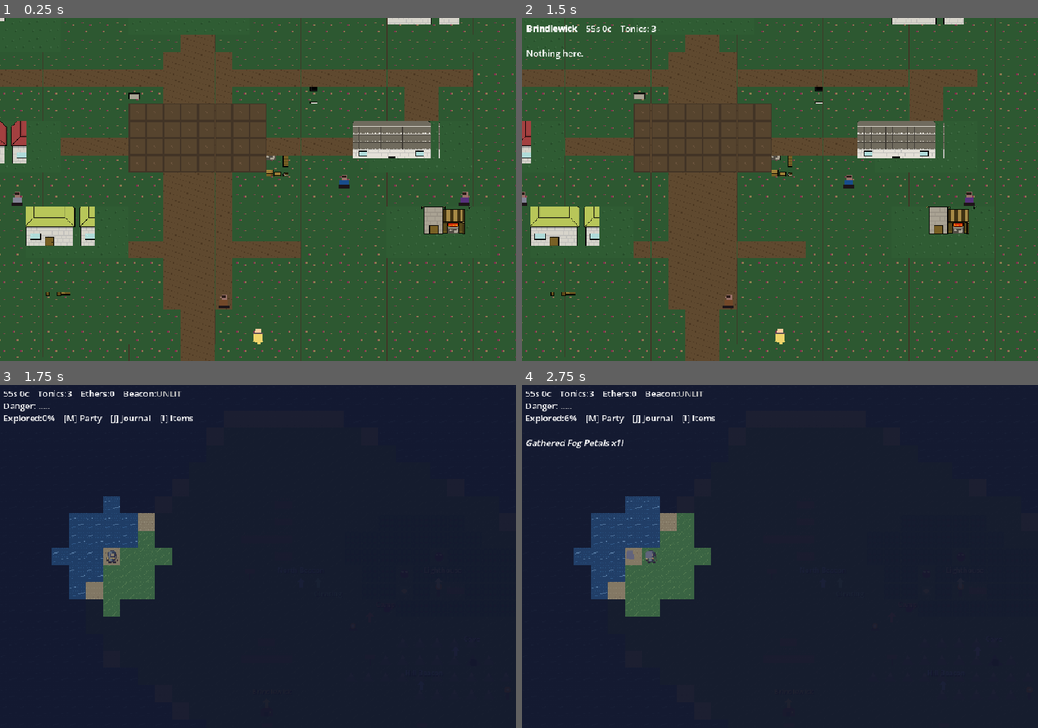
Above: before the commit, frames 1-4 (two rows, left to right).
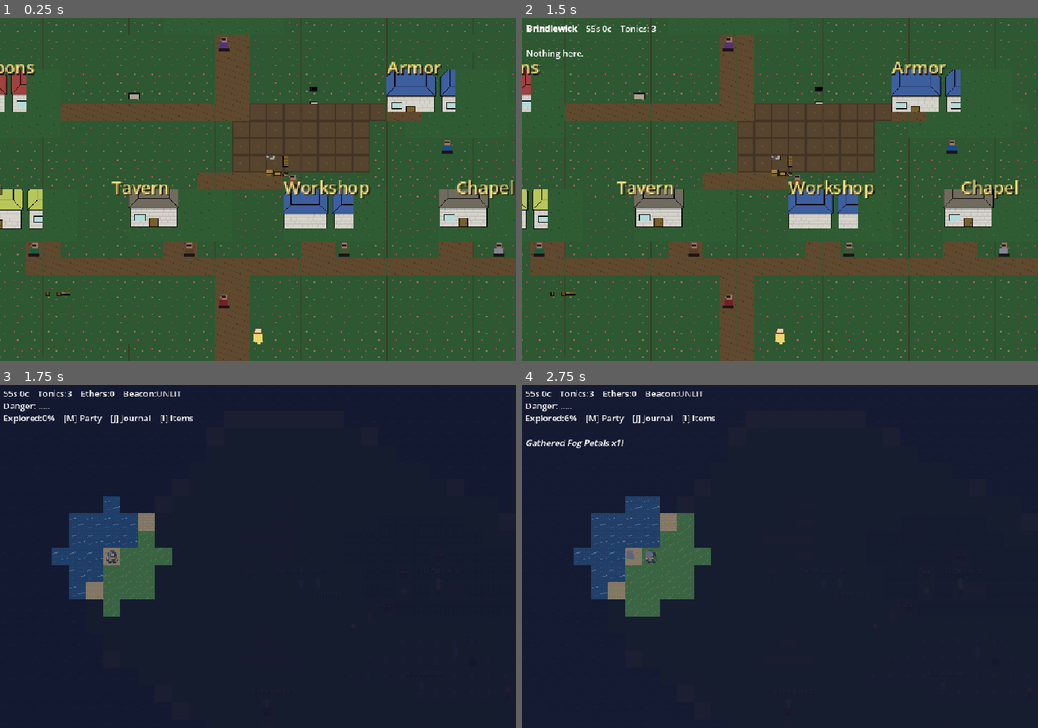
Above: after the commit, the same moments.

Repository: wink-/lanternhouse
Game: Godot game, scene res://scenes/town/town.tscn
Two runs of this game, one before a commit and one after it. Both use one fixed random seed, a clock stepped at 60 frames per second and the inputs below. This scene is started directly instead of the project's main scene.
Inputs:
- Up to frame 1 (0.25 s): no input
- Up to frame 2 (1.5 s): tap Enter at 0.5 s; hold D (move_right) 0.53-1.28 s; tap E (interact) at 0.6, 1.35 s; tap Space at 0.77, 1.25 s; hold S (move_down) from 1.28 s (still down)
- Up to frame 3 (1.75 s): keep holding S (move_down); tap Space at 1.52 s
- Up to frame 4 (2.75 s): tap Enter at 2 s; release S (move_down) at 2.03 s; hold D (move_right) from 2.03 s (still down); tap 1 at 2.1 s; tap E (interact) at 2.3 s

The runs differ from the first frame. In frame 1, 37% of the frame differs, in the area x 0-100%, y 0-100%; in frame 2, 36%; in frame 3, nothing differs; in frame 4, nothing differs.

Commit message:
Improve Brindlewick buildings

Diff:
--- a/scripts/data/npcs.gd
+++ b/scripts/data/npcs.gd
@@ -397,52 +397,52 @@
 static func npc_schedules() -> Dictionary:
 	return {
 		"weapon_merchant": {
-			"day": Vector2i(6, 7),
-			"dawn": Vector2i(6, 7),
+			"day": Vector2i(6, 11),
+			"dawn": Vector2i(6, 11),
 			"dusk": Vector2i(18, 20),
 			"night": Vector2i(18, 20),
 		},
 		"armor_merchant": {
-			"day": Vector2i(31, 8),
-			"dawn": Vector2i(31, 8),
-			"dusk": Vector2i(25, 13),
-			"night": Vector2i(25, 13),
+			"day": Vector2i(31, 11),
+			"dawn": Vector2i(31, 11),
+			"dusk": Vector2i(31, 11),
+			"night": Vector2i(31, 11),
 		},
 		"innkeeper": {
-			"day": Vector2i(6, 14),
-			"dawn": Vector2i(6, 14),
-			"dusk": Vector2i(6, 14),
-			"night": Vector2i(6, 14),
+			"day": Vector2i(7, 17),
+			"dawn": Vector2i(7, 17),
+			"dusk": Vector2i(7, 17),
+			"night": Vector2i(7, 17),
 		},
 		"elder": {
-			"day": Vector2i(32, 14),
-			"dawn": Vector2i(32, 14),
-			"dusk": Vector2i(32, 14),
-			"night": Vector2i(32, 14),
+			"day": Vector2i(18, 5),
+			"dawn": Vector2i(18, 5),
+			"dusk": Vector2i(18, 5),
+			"night": Vector2i(18, 5),
 		},
 		"tavern_keeper": {
-			"day": Vector2i(18, 20),
-			"dawn": Vector2i(18, 20),
-			"dusk": Vector2i(18, 20),
-			"night": Vector2i(18, 20),
+			"day": Vector2i(16, 17),
+			"dawn": Vector2i(16, 17),
+			"dusk": Vector2i(16, 17),
+			"night": Vector2i(16, 17),
 		},
 		"healer": {
+			"day": Vector2i(34, 17),
+			"dawn": Vector2i(34, 17),
+			"dusk": Vector2i(34, 17),
+			"night": Vector2i(34, 17),
+		},
+		"tinkerer": {
+			"day": Vector2i(25, 17),
+			"dawn": Vector2i(25, 17),
+			"dusk": Vector2i(25, 17),
+			"night": Vector2i(25, 17),
+		},
+		"realtor": {
 			"day": Vector2i(22, 13),
-			"dawn": Vector2i(6, 14),
+			"dawn": Vector2i(22, 13),
 			"dusk": Vector2i(22, 13),
-			"night": Vector2i(6, 14),
-		},
-		"tinkerer": {
-			"day": Vector2i(15, 7),
-			"dawn": Vector2i(15, 7),
-			"dusk": Vector2i(18, 20),
-			"night": Vector2i(18, 20),
-		},
-		"realtor": {
-			"day": Vector2i(35, 6),
-			"dawn": Vector2i(35, 6),
-			"dusk": Vector2i(18, 20),
-			"night": Vector2i(18, 20),
+			"night": Vector2i(22, 13),
 		},
 	}
 
--- a/scripts/town.gd
+++ b/scripts/town.gd
@@ -25,7 +25,6 @@
 const TILE_SIZE := 16
 const TOWN_ATLAS_PATH := "res://assets/sprites/tiles/lanternhouse_town.png"
 const TOWN_GROUND_PATH := "res://assets/sprites/tiles/lanternhouse_town_readable.png"
-const QUIET_TILES_PATH := "res://assets/sprites/vendor/quiet_village/Tiles.png"
 const QUIET_BUILDINGS_PATH := "res://assets/sprites/vendor/quiet_village/Buildings.png"
 const QUIET_PROPS_PATH := "res://assets/sprites/vendor/quiet_village/Props.png"
 const GROUND_TILE_RECTS := {
@@ -60,29 +59,29 @@
 
 const MAP := [
 	",,,,,,,,,,,,,,,,,,,,,,,,,,,,,,,,,,,,,,,,",
-	",,......,,,,,.......,,,,,,,......,,,,,,,",
-	",,.HHHHHH,,,,HHHHHHH,,,,,,,HHHHHHH,,,,,",
-	",,.HHHHHH====HHHHHHH=======HHHHHHH,,,,,",
-	",,.HHHHHH,,,,HHHHHHH,,,,,,,,,,,,,,,,,,,",
-	",,.HHHHHH,,,,,,,==,,,,,,,,,,,,,,,,,,,,,",
-	",,,,,,,,,,,,,,,====,,,,,,,,,,,,,,,,,,,,",
-	",,,==============================,,,,,,",
-	",,,==,,,,,,,,,,====,,,,,,,,,,==,,,,,,,,",
-	",,,==,,,,,,,,@@@@@@@@,,,,,,,,==,,,,,,,,",
-	",,,HHHHHH,,,,@@@@@@@@,,,,,,HHHHHH,,,,,,",
-	",,,HHHHHH====@@@@@@@@======HHHHHH,,,,,,",
-	",,,HHHHHH,,,,@@@@@@@@,,,,,,HHHHHH,,,,,,",
-	",,,,,,,,,,,,,,,====,,,,,,,,,,,,,,,,,,,,",
-	",,,,,,,,,,,,,,,====,,,,,,,,,,,,,,,,,,,,",
-	",,,,,,,HHHHHH,,====,,,,,,,,,HHHHHH,,,,,",
-	",,,,,,,HHHHHH,,====,,,,,,,,,HHHHHH,,,,,",
-	",,,,,,,HHHHHH==========,,,,,HHHHHH,,,,,",
-	",,,,,,,,,,,,,,,====,,,,,,,,,,,,,,,,,,,,",
-	",,,,,,,,,,,,,,,====,,,,,,,,,,,,,,,,,,,,",
-	",,,,,,,,,,,,,,,====,,,,,,,,,,,,,,,,,,,,",
-	",,,,,,,,,,,,,,,,==,,,,,,,,,,,,,,,,,,,,,",
-	",,,,,,,,,,,,,,,,==,,,,,,,,,,,,,,,,,,,,,",
-	",,,,,,,,,,,,,,,,==,,,,,,,,,,,,,,,,,,,,,",
+	",,,,,,,,,,,,,,,.......,,,,,,,,,,,,,,,,,,",
+	",,,,,,,,,,,,,,,HHHHHHH,,,,,,,,,,,,,,,,,,",
+	",,,,,,,,,,,,,,,HHHHHHH,,,,,,,,,,,,,,,,,,",
+	",,,,,,,,,,,,,,,HHHHHHH,,,,,,,,,,,,,,,,,,",
+	",,,,,,,,,,,,,,,,,,==,,,,,,,,,,,,,,,,,,,,",
+	",,,,,,,,,,,,,,,,,,==,,,,,,,,,,,,,,,,,,,,",
+	",,,......,,,,,,,,,==,,,,,,,,,......,,,,,",
+	",,,HHHHHH,,,,,,,,,==,,,,,,,,,HHHHHH,,,,,",
+	",,,HHHHHH===========@@@@@@@@==HHHHHH,,,,",
+	",,,HHHHHH,,,,,,,,,,@@@@@@@@,,HHHHHH,,,,,",
+	",,,,,,,,,,,,,,,,,,,@@@@@@@@,,,,,,,,,,,,,",
+	",,,,,,,,,,,,,,,,,,,@@@@@@@@,,,,,,,,,,,,,",
+	",,,,,,,,,,,,,,,,,=====,,,,,,,,,,,,,,,,,,",
+	",,,,HHHHHH,,,HHHHHH,,,HHHHHH,,,HHHHHH,,,",
+	",,,,HHHHHH,,,HHHHHH,,,HHHHHH,,,HHHHHH,,,",
+	",,,,HHHHHH,,,HHHHHH,,,HHHHHH,,,HHHHHH,,,",
+	",,,,,,,==,,,,,,==,,,,,,==,,,,,,==,,,,,,,",
+	",,,,,,,================================,",
+	",,,,,,,,,,,,,,,,,,==,,,,,,,,,,,,,,,,,,,,",
+	",,,,,,,,,,,,,,,,,,==,,,,,,,,,,,,,,,,,,,,",
+	",,,,,,,,,,,,,,,,,,==,,,,,,,,,,,,,,,,,,,,",
+	",,,,,,,,,,,,,,,,,,==,,,,,,,,,,,,,,,,,,,,",
+	",,,,,,,,,,,,,,,,,,==,,,,,,,,,,,,,,,,,,,,",
 ]
 
 const COLORS := {
@@ -92,6 +91,24 @@
 }
 const BLOCKED := {"#": true, "H": true}
 const NPC_IDS := ["weapon_merchant", "armor_merchant", "innkeeper", "elder", "tavern_keeper", "healer", "tinkerer", "realtor"]
+const BUILDING_DOORS := {
+	Vector2i(18, 5): "elder",
+	Vector2i(6, 11): "weapon_merchant",
+	Vector2i(31, 11): "armor_merchant",
+	Vector2i(7, 17): "innkeeper",
+	Vector2i(16, 17): "tavern_keeper",
+	Vector2i(25, 17): "tinkerer",
+	Vector2i(34, 17): "healer",
+}
+const BUILDING_LABELS := [
+	{"grid": Vector2i(15, 1), "text": "Elder Hall"},
+	{"grid": Vector2i(3, 7), "text": "Weapons"},
+	{"grid": Vector2i(28, 7), "text": "Armor"},
+	{"grid": Vector2i(4, 14), "text": "Inn"},
+	{"grid": Vector2i(12, 14), "text": "Tavern"},
+	{"grid": Vector2i(22, 14), "text": "Workshop"},
+	{"grid": Vector2i(32, 14), "text": "Chapel"},
+]
 var npc_positions: Dictionary = {}
 var _npc_markers: Dictionary = {}  # npc_id -> Sprite2D
 
@@ -199,13 +216,14 @@
 func _draw_buildings() -> void:
 	if not _quiet_buildings:
 		return
-	_add_building(Vector2i(3, 2), Rect2i(Vector2i(14, 16), Vector2i(118, 72)), 0.55)
-	_add_building(Vector2i(15, 2), Rect2i(Vector2i(219, 16), Vector2i(172, 72)), 0.48)
-	_add_building(Vector2i(28, 2), Rect2i(Vector2i(354, 466), Vector2i(129, 72)), 0.52)
-	_add_building(Vector2i(3, 10), Rect2i(Vector2i(15, 573), Vector2i(117, 72)), 0.55)
-	_add_building(Vector2i(26, 10), Rect2i(Vector2i(610, 2), Vector2i(193, 83)), 0.42)
-	_add_building(Vector2i(7, 15), Rect2i(Vector2i(16, 681), Vector2i(116, 72)), 0.55)
-	_add_building(Vector2i(30, 15), Rect2i(Vector2i(791, 609), Vector2i(84, 92)), 0.55)
+	_add_building(Vector2i(14, 1), Rect2i(Vector2i(219, 16), Vector2i(172, 72)), 0.5)
+	_add_building(Vector2i(3, 7), Rect2i(Vector2i(15, 573), Vector2i(117, 72)), 0.55)
+	_add_building(Vector2i(28, 7), Rect2i(Vector2i(16, 466), Vector2i(116, 72)), 0.55)
+	_add_building(Vector2i(4, 14), Rect2i(Vector2i(16, 681), Vector2i(116, 72)), 0.55)
+	_add_building(Vector2i(13, 14), Rect2i(Vector2i(14, 16), Vector2i(118, 72)), 0.55)
+	_add_building(Vector2i(22, 14), Rect2i(Vector2i(354, 466), Vector2i(129, 72)), 0.5)
+	_add_building(Vector2i(31, 14), Rect2i(Vector2i(14, 16), Vector2i(118, 72)), 0.55)
+	_draw_building_labels()
 
 func _add_building(grid: Vector2i, region: Rect2i, scale_amount: float) -> void:
 	var sprite := Sprite2D.new()
@@ -215,7 +233,20 @@
 	sprite.centered = false
 	sprite.position = Vector2(grid * TILE_SIZE)
 	sprite.scale = Vector2(scale_amount, scale_amount)
+	sprite.z_index = 2
 	building_layer.add_child(sprite)
+
+func _draw_building_labels() -> void:
+	for label_data: Dictionary in BUILDING_LABELS:
+		var label := Label.new()
+		label.text = label_data["text"]
+		label.position = Vector2(label_data["grid"] * TILE_SIZE) + Vector2(0, -14)
+		label.add_theme_color_override("font_color", Color("f6df79"))
+		label.add_theme_color_override("font_shadow_color", Color("1a1612"))
+		label.add_theme_constant_override("shadow_offset_x", 1)
+		label.add_theme_constant_override("shadow_offset_y", 1)
+		label.z_index = 5
+		building_layer.add_child(label)
 
 func _draw_props() -> void:
 	if not _quiet_props:
@@ -562,13 +593,23 @@
 func _interact() -> void:
 	var target := pos + facing
 	var npc: String = npc_positions.get(target, "")
+
+	if npc == "":
+		npc = _building_door_at(target)
+	if npc == "":
+		npc = _building_door_at(pos)
+	if npc == "":
+		_say("Nothing here.")
+		return
+
+	_start_npc_interaction(npc)
+
+func _building_door_at(grid: Vector2i) -> String:
+	return BUILDING_DOORS.get(grid, "")
+
+func _start_npc_interaction(npc: String) -> void:
 	talking_to = npc
 	recruit_mode = false
-
-	if npc == "":
-		_say("Nothing here.")
-		talking_to = ""
-		return
 
 	var context := "default"
 	var npc_data: Dictionary = NPCDB.all_npcs().get(npc, {})
Not shown, changed: docs/LEARNING_LOG.md
